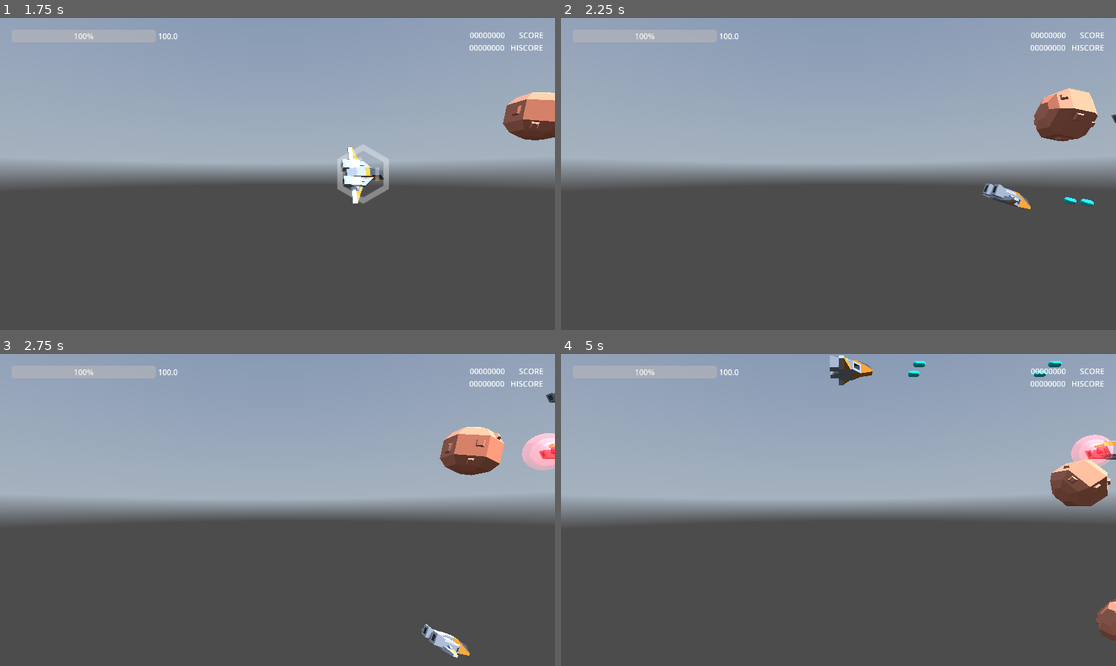
Above: before the commit, frames 1-4 (two rows, left to right).
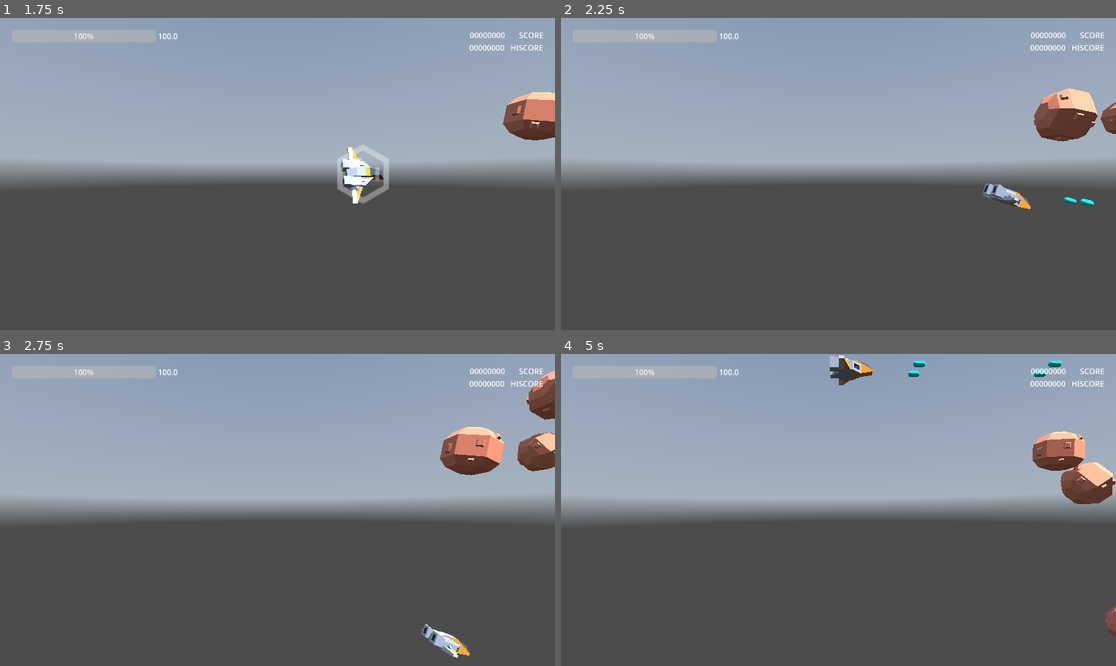
Above: after the commit, the same moments.

Repository: thomz2/smd-space-shooter
Game: Godot game, scene res://scenes/screens/main_menu.tscn
Two runs of this game, one before a commit and one after it. Both use one fixed random seed, a clock stepped at 60 frames per second and the inputs below. A sky picture missing from this copy of the repository is replaced by a grey-blue gradient.
Inputs (mouse positions are in pixels of both pictures, inside the frame that each line leads up to):
- Up to frame 1 (1.75 s): click "PLAY" at 0.5 s; tap Enter at 1.25 s; move the mouse to (399, 158) at 1.27 s; hold Right (ui_right) from 1.28 s (still down); tap X (dodge) at 1.35 s
- Up to frame 2 (2.25 s): move the mouse to (727, 189) at 2.02 s; release Right (ui_right) at 2.03 s; hold Down (ui_down) from 2.03 s (still down); tap Z (shoot) at 2.1 s
- Up to frame 3 (2.75 s): keep holding Down (ui_down)
- Up to frame 4 (5 s): move the mouse to (894, 441) at 2.77 s; release Down (ui_down) at 2.78 s; hold Right (ui_right) 2.78-3.53 s; tap R at 2.85 s; move the mouse to (810, 572) at 3.52 s; hold Up (ui_up) 3.53-4.28 s; tap X (dodge) at 3.6 s; move the mouse to (1005, 556) at 4.27 s; hold Left (ui_left) from 4.28 s (still down); hold Z (shoot) from 4.28 s (still down)

Frame 1 is identical in both runs. In frame 2, 0.2% of the frame differs, in the area x 91-100%, y 27-59%; in frame 3, 1.3%; in frame 4, 2.2%, in the area x 84-100%, y 24-93%.

Commit message:
basic enemy balancing

Diff:
--- a/scenes/enemies/enemy_ship.tscn
+++ b/scenes/enemies/enemy_ship.tscn
@@ -26,7 +26,7 @@
 
 [node name="ShootTimer" type="Timer" parent="."]
 process_callback = 0
-wait_time = 1.2
+wait_time = 2.168
 autostart = true
 
 [node name="OnDeathBulletSpawner" type="Node3D" parent="."]
--- a/scenes/enemies/spawner.gd
+++ b/scenes/enemies/spawner.gd
@@ -37,7 +37,7 @@
 
 		# DEBUG:
 		#possible_keys.append("enemy_ship")
-		possible_keys.append("tank_ship")
+		#possible_keys.append("tank_ship")
 		#possible_keys.append("tiny_ship")
 
 	if current_level >= 2:
